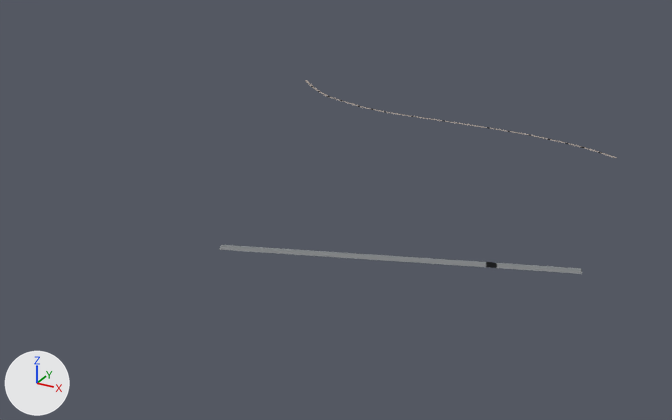
Two versions of the glTF model godot/shahar/bolak_16_-14.glb, one commit apart.
The view is the same before and after, from a camera (50 mm lens) standing at (551.0, -887.0, 288.0) and looking at (191.0, -232.0, -39.0). Lighting does not change. The marker at lower left points along +X, +Y and +Z. The older version comes first. Objects named as collision shapes, trigger or cutter boxes, shadow casters or lower levels of detail are left out.

Names of what the first picture shows: 'Yol_Asfalt' and 1 more.
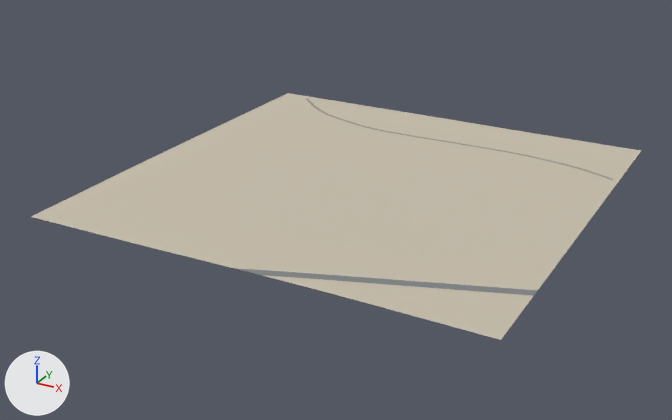
What differs and where, as boxes (x1, y1, x2, y2) in the pictures (672 x 420 px):
'Yer_Tuproq-col', added
    after: (31, 93, 641, 340)
'Yol_Asfalt', deleted
    before: (219, 245, 582, 274)
'Yol_Asfalt-col', added
    after: (235, 268, 538, 296)

What the commit changed:
Material 'Yer_Tuproq' (mat_yer_tuproq) is new.
Its base color is (0.58, 0.522, 0.42) (light grey #c8bfad).
Its roughness is 1.0.
Mesh me_yol_asfalt_1 is new.
It has 59 vertices, 60 faces and spans x 200.0..400.0, y -400.0..-326.0, z -19.0..-18.0.
It uses material mat_yol_asfalt (grey #818486).
Mesh me_yer_tuproq is new.
It has 441 vertices, 800 faces and spans x 0.0..400.0, y -400.0..0.0, z -21.0..-18.0.
It uses material mat_yer_tuproq (light grey #c8bfad).
Object 'Yol_Asfalt' (ob_yol_asfalt) is deleted.
Object 'Yol_Asfalt-col' (ob_yol_asfalt_col) is new; it shows me_yol_asfalt_1.
Its location is (0.0, 0.0, 0.0).
Object 'Yer_Tuproq-col' (ob_yer_tuproq_col) is new; it shows me_yer_tuproq.
Its location is (0.0, 0.0, 0.0).
